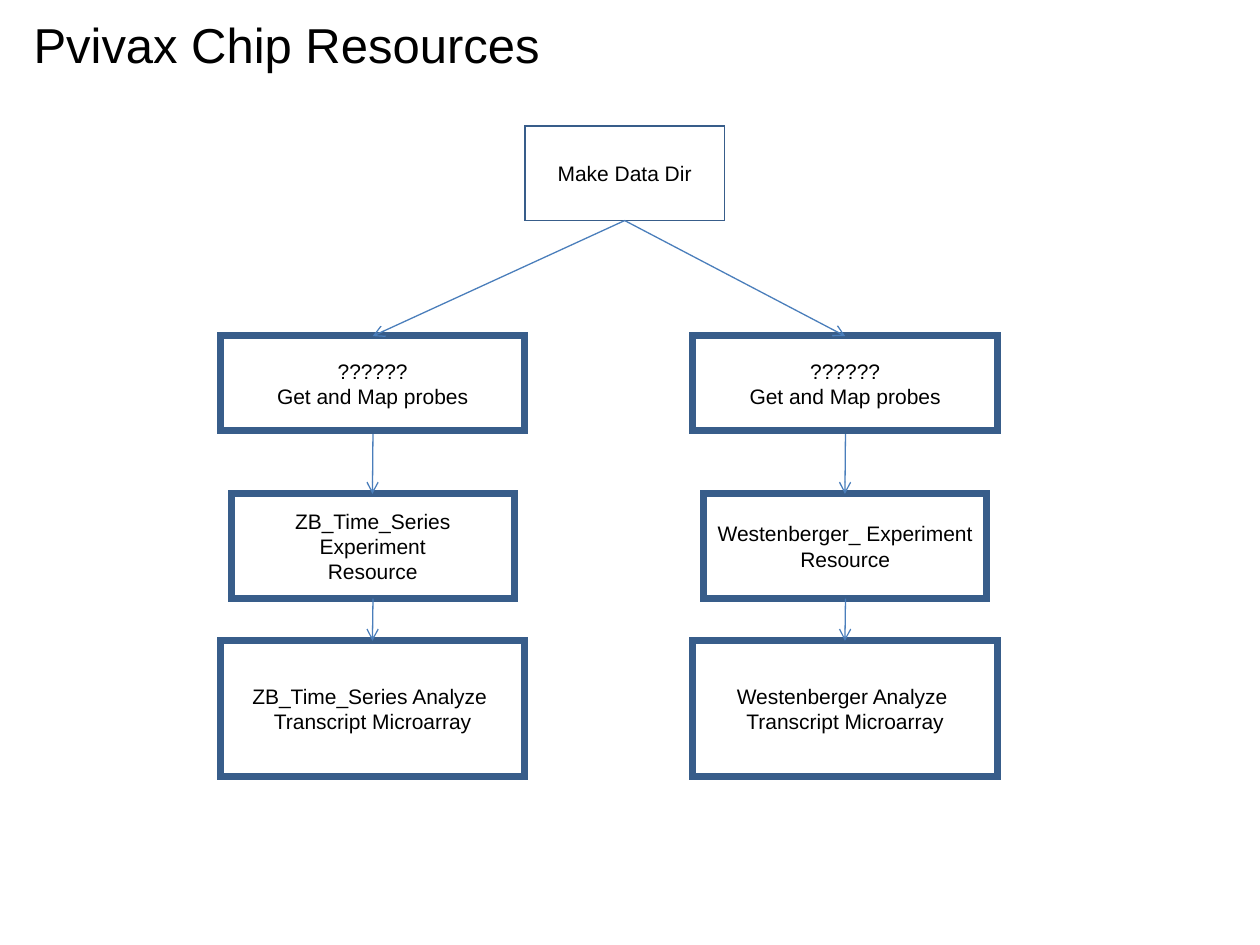
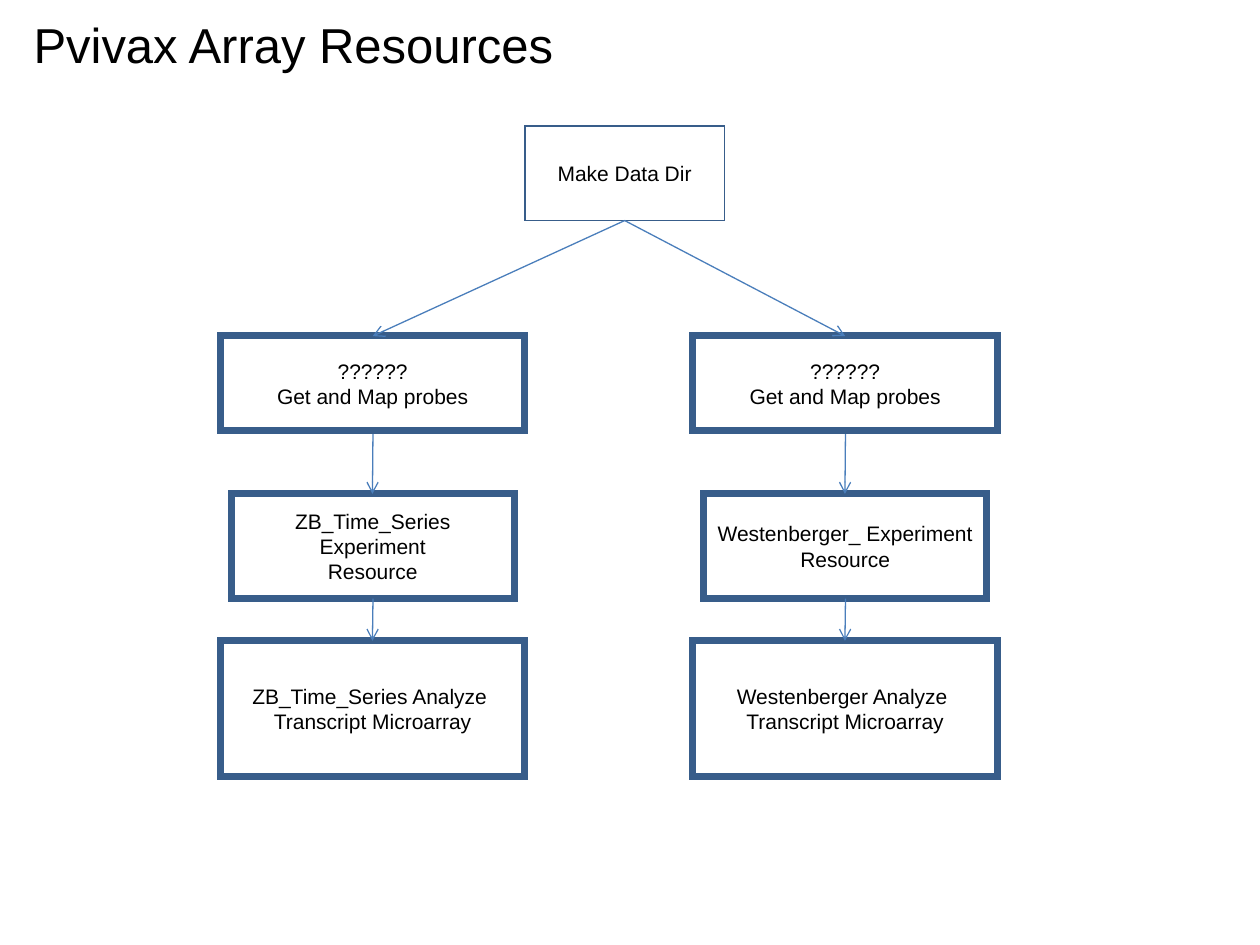
Before and after one commit to VEuPathDB/ApiCommonWorkflow, a slide deck: slide 38 of Main/doc/IntegratedWorkflow.ppt. Drawn at 1260x945 pixels with LibreOffice and Linux fonts; fonts in the diff are those of the drawing. Boxes give left, top, right and bottom in pixels: in the first picture for what was removed or moved away, otherwise in the second. Text is boxed around its words. In the diff, an @@ line names an element or a change of style, - is before the commit and + after.

```diff
--- a/Main/doc/IntegratedWorkflow.ppt
+++ b/Main/doc/IntegratedWorkflow.ppt
@@ title at (x1=34, y1=27, x2=553, y2=73): text changed @@
-Pvivax Chip Resources
+Pvivax Array Resources
```
Also in this commit, not shown: 5 other slides changed.
